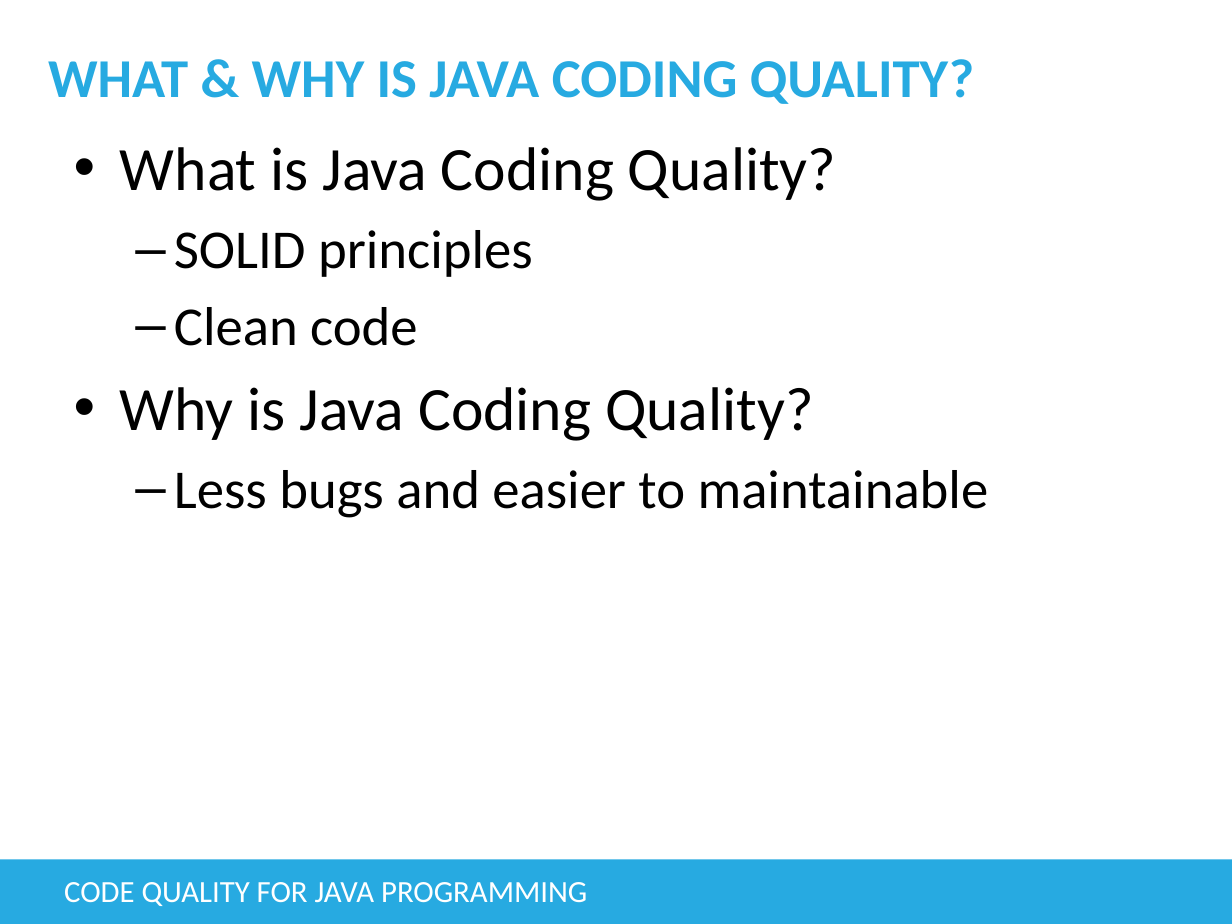
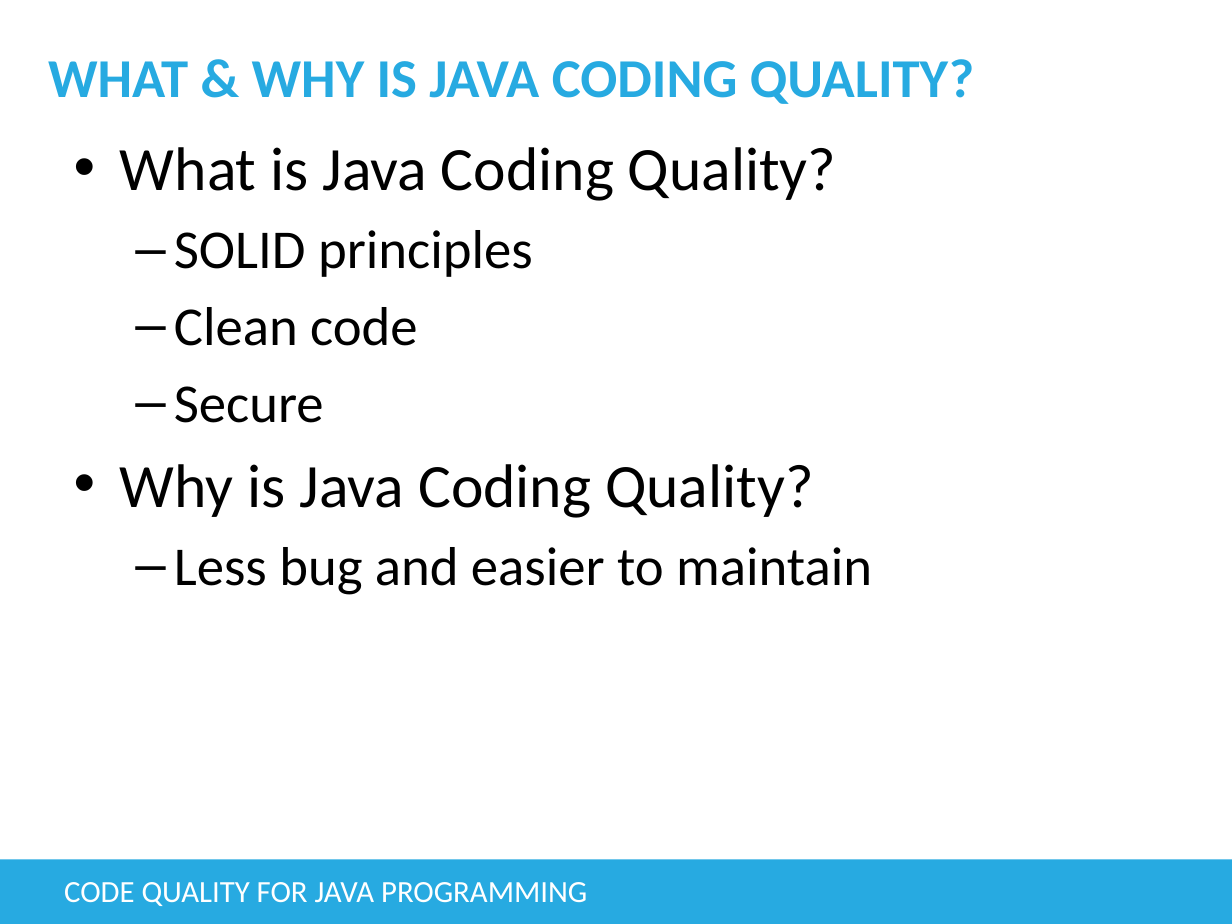
Before and after one commit to vu159951/javaproject, a slide deck: slide 5 of slidedeck/JavaCodeQuality - Huan Mai.pptx. Drawn at 1232x924 pixels with LibreOffice and Linux fonts; fonts in the diff are those of the drawing; background and template pictures are left out. Boxes give left, top, right and bottom in pixels: in the first picture for what was removed or moved away, otherwise in the second. Text is boxed around its words. In the diff, an @@ line names an element or a change of style, - is before the commit and + after.

Commit message:
updated and fix some tupo mistake

```diff
--- a/slidedeck/JavaCodeQuality - Huan Mai.pptx
+++ b/slidedeck/JavaCodeQuality - Huan Mai.pptx
@@ text at (x1=174, y1=386, x2=324, y2=423): paragraph added @@
+  – Secure
@@ text at (x1=174, y1=547, x2=872, y2=595): text changed @@
-  – Less bugs and easier to maintainable
+  – Less bug and easier to maintain
```
